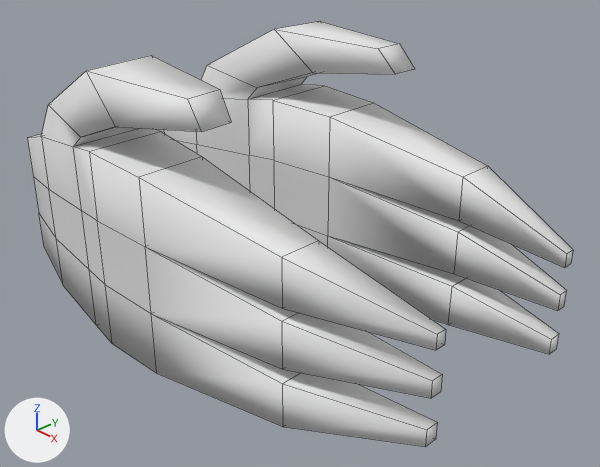
The Blender file Models/MouseMitts.blend: old version first, new version second.
The view is the same before and after, from a camera (50 mm lens) standing at (0.782, -0.552, 0.381) and looking at (0.206, 0.004, -0.016). Every picture has the same lights, and +X, +Y and +Z are marked at lower left. Mesh edges are drawn as thin lines.

The first picture shows 'Left Hand'.
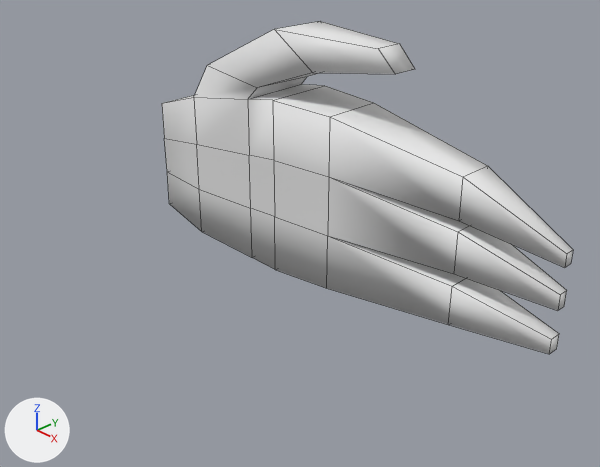
Pixel boxes (x1, y1, x2, y2) of what changed, in the pictures (600 x 467 px):
'Left Hand', modifiers changed (25% narrower, 22% shorter): before (27, 21, 573, 447); after (162, 21, 573, 354)

The change in detail:
Object 'Left Hand' (ob_left_hand) loses its MIRROR modifier named 'Mirror'.
Modifier setting removed (it was use_axis = (False, False, True)).
